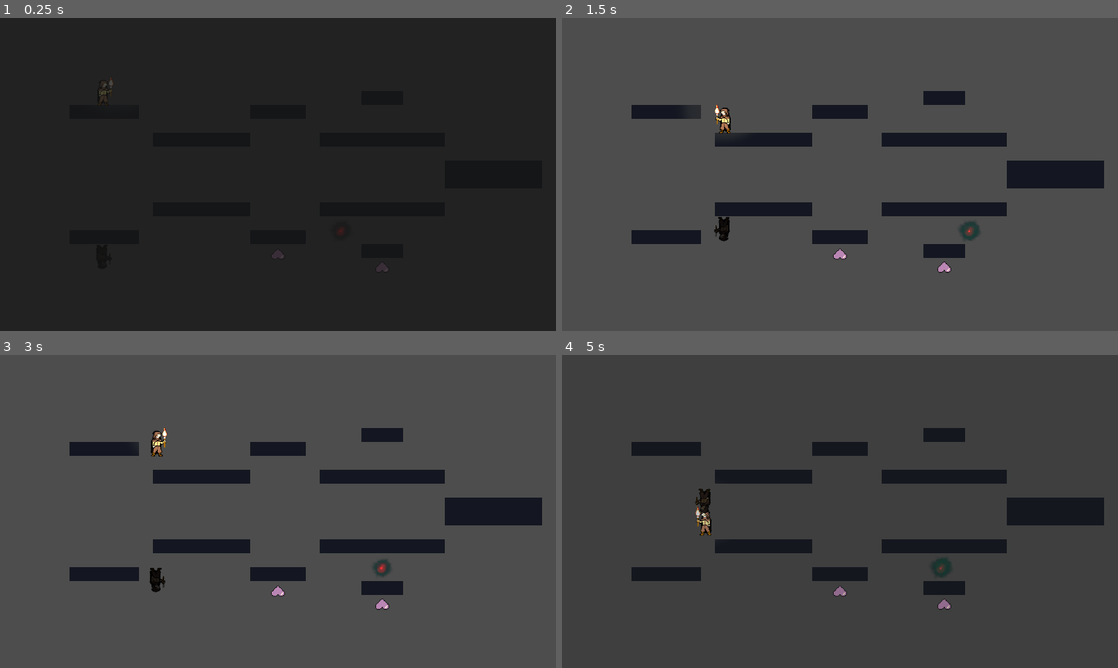
Above: before the commit, frames 1-4 (two rows, left to right).
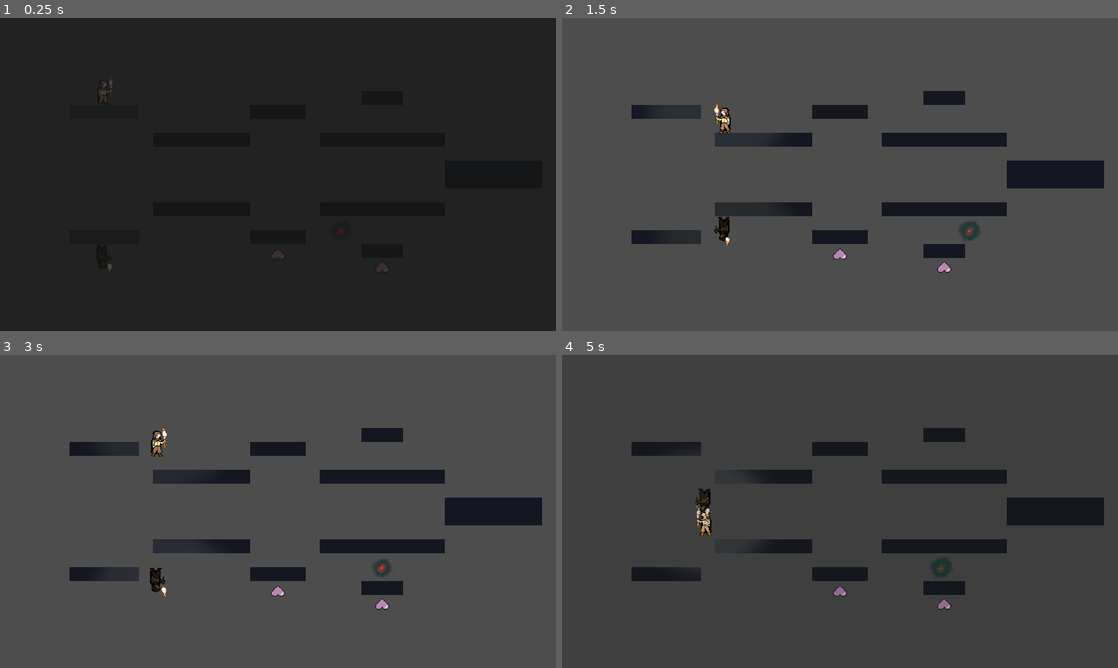
Above: after the commit, the same moments.

Repository: ApatheticWill/GWJ-75
Game: Godot game, scene res://Scenes/Root/Stage1_mirror_world.tscn
Same seed, same stepped clock (60 frames per second), same inputs: the game is played once before the commit and once after it. This scene is started directly instead of the project's main scene.
Inputs:
- Up to frame 1 (0.25 s): no input
- Up to frame 2 (1.5 s): tap Enter at 0.5 s; hold D (move_right) 0.53-1.28 s; hold E (interact) 0.53-1.28 s; tap Space (jump) at 0.77 s; hold A (move_left) from 1.28 s (still down); tap E (interact) at 1.35 s
- Up to frame 3 (3 s): tap Space (jump) at 1.52 s; release A (move_left) at 2.03 s; hold E (interact) 2.03-2.78 s; hold D (move_right) from 2.03 s (still down); tap E (interact) at 2.85 s
- Up to frame 4 (5 s): tap Space (jump) at 3.02, 3.77, 4.52 s; release D (move_right) at 3.53 s; hold E (interact) 3.53-4.28 s; hold A (move_left) from 3.53 s (still down); tap E (interact) at 4.35 s

The runs differ from the first frame. In frame 1, less than 0.1% of the frame differs, in the area x 19-21%, y 18-82%; in frame 2, less than 0.1%; in frame 3, less than 0.1%; in frame 4, 0.6%, in the area x 24-35%, y 36-64%.

Commit message:
Sound & art changes

Diff:
--- /dev/null
+++ b/ParticleStuff/Fire/firetest.gd
@@ -0,0 +1,24 @@
+extends GPUParticles2D
+
+@export var gravity_strength : float = 13.4
+@export var max_rotation_angle : float = 8.0
+@export var skew_amount : float = 0.2
+
+func _ready() -> void:
+	if process_material == null:
+		process_material = ParticleProcessMaterial.new()
+
+func _process(delta: float) -> void:
+	var particles_material = process_material as ParticleProcessMaterial
+	if particles_material:
+		if Input.is_action_pressed("move_right"):
+			particles_material.gravity = Vector3(-gravity_strength, particles_material.gravity.y, 0)
+			self.rotation_degrees = -max_rotation_angle
+			self.scale = Vector2(0.8 + skew_amount, 1.0)
+		elif Input.is_action_pressed("move_left"):
+			particles_material.gravity = Vector3(gravity_strength, particles_material.gravity.y, 0)
+			self.rotation_degrees = max_rotation_angle
+		else:
+			particles_material.gravity = Vector3(0, particles_material.gravity.y, 0)
+			self.rotation_degrees = 0
+			self.scale = Vector2(1.0, 1.0)
--- a/ParticleStuff/Fire/firetest.tscn
+++ b/ParticleStuff/Fire/firetest.tscn
@@ -1,25 +1,23 @@
-[gd_scene load_steps=4 format=3 uid="uid://b74fmuaee4j0p"]
+[gd_scene load_steps=6 format=3 uid="uid://b74fmuaee4j0p"]
 
-[ext_resource type="Texture2D" uid="uid://ctjwc416ol0fv" path="res://ParticleStuff/Fire/xperiment.png" id="1_k0q2p"]
-[ext_resource type="Texture2D" uid="uid://df6idn00p3y13" path="res://ParticleStuff/Fire/light2.png" id="2_sacbu"]
+[ext_resource type="Texture2D" uid="uid://ctjwc416ol0fv" path="res://ParticleStuff/xperiment.png" id="1_k0q2p"]
+[ext_resource type="Material" uid="uid://cu4m5q86lvh1j" path="res://ParticleStuff/firetest.tres" id="1_pi7tg"]
+[ext_resource type="Texture2D" uid="uid://df6idn00p3y13" path="res://ParticleStuff/light2.png" id="2_sacbu"]
 [ext_resource type="Script" path="res://ParticleStuff/Fire/torcheflckr.gd" id="3_6ooxq"]
+[ext_resource type="Script" path="res://ParticleStuff/Fire/firetest.gd" id="3_8vu5t"]
 
-[node name="GPUParticles2D" type="CPUParticles2D"]
+[node name="GPUParticles2D" type="GPUParticles2D"]
 texture_filter = 2
 texture_repeat = 3
 amount = 6
-lifetime = 0.6
+process_material = ExtResource("1_pi7tg")
+texture = ExtResource("1_k0q2p")
+lifetime = 0.44
 preprocess = 1.3
 explosiveness = 0.25
 randomness = 0.45
 local_coords = true
-draw_order = 1
-texture = ExtResource("1_k0q2p")
-emission_shape = 1
-emission_sphere_radius = 0.17
-direction = Vector2(0, 0)
-spread = 0.0
-gravity = Vector2(-3, -8)
+script = ExtResource("3_8vu5t")
 
 [node name="PointLight2D" type="PointLight2D" parent="."]
 position = Vector2(-1, -1)
--- /dev/null
+++ b/ParticleStuff/droplet.tscn
@@ -0,0 +1,25 @@
+[gd_scene load_steps=3 format=3 uid="uid://b1m036nocnh2r"]
+
+[ext_resource type="Texture2D" uid="uid://6n4flpycqse2" path="res://ParticleStuff/droplet.png" id="1_yv4wi"]
+
+[sub_resource type="ParticleProcessMaterial" id="ParticleProcessMaterial_ek8u1"]
+particle_flag_disable_z = true
+gravity = Vector3(0, 80, 0)
+scale_min = 0.02
+scale_max = 0.03
+collision_mode = 1
+collision_friction = 0.0
+collision_bounce = 0.0
+
+[node name="Droplet" type="GPUParticles2D"]
+amount = 5
+process_material = SubResource("ParticleProcessMaterial_ek8u1")
+texture = ExtResource("1_yv4wi")
+lifetime = 30.0
+explosiveness = 0.07
+randomness = 0.18
+
+[node name="glow" type="PointLight2D" parent="."]
+color = Color(0.3773, 0.704519, 0.999999, 1)
+energy = 0.13
+texture = ExtResource("1_yv4wi")
--- /dev/null
+++ b/ParticleStuff/firetest.tres
@@ -0,0 +1,15 @@
+[gd_resource type="ParticleProcessMaterial" load_steps=3 format=3 uid="uid://cu4m5q86lvh1j"]
+
+[sub_resource type="Curve" id="Curve_i3lkr"]
+_data = [Vector2(0, 0.857143), 0.0, 0.0, 0, 0, Vector2(0.146667, 1), 0.0, 0.0, 0, 0, Vector2(0.326667, 0.879121), -3.57143, -3.57143, 0, 0, Vector2(0.786667, 1), -1.78571, -1.78571, 0, 0, Vector2(1, 1), 0.0, 0.0, 0, 0]
+point_count = 5
+
+[sub_resource type="CurveTexture" id="CurveTexture_6im3k"]
+curve = SubResource("Curve_i3lkr")
+
+[resource]
+particle_flag_disable_z = true
+gravity = Vector3(0, -13, 0)
+scale_min = 0.1
+scale_max = 0.25
+scale_curve = SubResource("CurveTexture_6im3k")
--- a/ParticleStuff/firetest.tscn
+++ /dev/null
@@ -1,32 +0,0 @@
-[gd_scene load_steps=4 format=3 uid="uid://b74fmuaee4j0p"]
-
-[ext_resource type="Texture2D" uid="uid://ctjwc416ol0fv" path="res://ParticleStuff/xperiment.png" id="1_k0q2p"]
-[ext_resource type="Texture2D" uid="uid://df6idn00p3y13" path="res://ParticleStuff/light2.png" id="2_sacbu"]
-[ext_resource type="Script" path="res://ParticleStuff/torcheflckr.gd" id="3_6ooxq"]
-
-[node name="GPUParticles2D" type="CPUParticles2D"]
-texture_filter = 2
-texture_repeat = 3
-amount = 4
-lifetime = 0.6
-explosiveness = 0.26
-randomness = 0.4
-local_coords = true
-draw_order = 1
-texture = ExtResource("1_k0q2p")
-emission_shape = 1
-emission_sphere_radius = 1.7
-direction = Vector2(0, 0)
-spread = 0.0
-gravity = Vector2(-3, -8)
-
-[node name="PointLight2D" type="PointLight2D" parent="."]
-position = Vector2(20.0625, -1)
-scale = Vector2(0.868279, 0.674419)
-color = Color(0.952941, 0.756863, 0.34902, 1)
-energy = 1.7
-shadow_enabled = true
-shadow_color = Color(0.180392, 0.180392, 0.180392, 0.92549)
-texture = ExtResource("2_sacbu")
-texture_scale = 1.7
-script = ExtResource("3_6ooxq")
--- a/Scenes/Environment/playerReflection.tscn
+++ b/Scenes/Environment/playerReflection.tscn
@@ -1,7 +1,8 @@
-[gd_scene load_steps=4 format=3 uid="uid://cpt05slq8533s"]
+[gd_scene load_steps=5 format=3 uid="uid://cpt05slq8533s"]
 
 [ext_resource type="Script" path="res://Scenes/Environment/player_reflection.gd" id="1_ybpi8"]
 [ext_resource type="Texture2D" uid="uid://bxlf0mmvj6oa" path="res://ParticleStuff/Fire/chartest.png" id="2_1tjyb"]
+[ext_resource type="PackedScene" uid="uid://b74fmuaee4j0p" path="res://ParticleStuff/Fire/firetest.tscn" id="3_ybijb"]
 
 [sub_resource type="RectangleShape2D" id="RectangleShape2D_tnhai"]
 size = Vector2(14, 13)
@@ -23,4 +24,8 @@
 position = Vector2(0, -0.5)
 shape = SubResource("RectangleShape2D_tnhai")
 
+[node name="GPUParticles2D" parent="." instance=ExtResource("3_ybijb")]
+position = Vector2(-5.99997, -13)
+scale = Vector2(0.3, 0.3)
+
 [connection signal="area_entered" from="." to="." method="_on_area_entered"]
--- a/Scenes/Player/player.tscn
+++ b/Scenes/Player/player.tscn
@@ -10,6 +10,7 @@
 [ext_resource type="AudioStream" uid="uid://dt70allp033r3" path="res://Assets/Sound/SFX/Player/GWJ75_Fallnew.mp3" id="8_1bc3c"]
 [ext_resource type="PackedScene" uid="uid://c752ye2qiju3r" path="res://Scenes/UserInterface/gui.tscn" id="9_eq88v"]
 [ext_resource type="PackedScene" uid="uid://b74fmuaee4j0p" path="res://ParticleStuff/Fire/firetest.tscn" id="10_s8id0"]
+[ext_resource type="AudioStream" uid="uid://qahkyswj872e" path="res://Assets/Sound/SFX/Enviroment/GWJ75_Torch.mp3" id="11_f0q1l"]
 
 [sub_resource type="RectangleShape2D" id="RectangleShape2D_e0fj2"]
 size = Vector2(10, 28)
@@ -96,9 +97,13 @@
 
 [node name="TorchFire" parent="." instance=ExtResource("10_s8id0")]
 position = Vector2(8, -12)
-scale = Vector2(0.3, 0.3)
-scale_amount_min = 0.71
-scale_amount_max = 0.71
+
+[node name="Fire" type="AudioStreamPlayer2D" parent="."]
+stream = ExtResource("11_f0q1l")
+volume_db = -4.0
+autoplay = true
+bus = &"SFXEnv"
+parameters/looping = true
 
 [connection signal="area_entered" from="HurtBox" to="." method="_on_hurt_box_area_entered"]
 [connection signal="timeout" from="Timers/BufferTimer" to="." method="_on_buffer_timer_timeout"]
--- a/Scenes/Root/Stage1_mirror_world.tscn
+++ b/Scenes/Root/Stage1_mirror_world.tscn
@@ -109,14 +109,14 @@
 
 [node name="Music" type="AudioStreamPlayer" parent="."]
 stream = ExtResource("8_2nhou")
-volume_db = -13.0
+volume_db = -20.0
 autoplay = true
 bus = &"Music"
 parameters/looping = true
 
 [node name="PortalOut" type="AudioStreamPlayer" parent="."]
 stream = ExtResource("11_ycbun")
-volume_db = -4.0
+volume_db = -13.0
 bus = &"SFXEnv"
 
 [node name="ReflectionHazard" parent="." instance=ExtResource("11_q3ags")]
--- a/Scenes/Root/Stage2_mirror_world.tscn
+++ b/Scenes/Root/Stage2_mirror_world.tscn
@@ -76,7 +76,6 @@
 
 [node name="PlayerReflection" parent="." node_paths=PackedStringArray("player", "controller") instance=ExtResource("5_csl3s")]
 position = Vector2(-199, 56)
-rotation = 3.14159
 player = NodePath("../Player")
 spawn_position = Vector2(-199, 56)
 controller = NodePath("..")
@@ -100,7 +99,6 @@
 challenge_index = 3
 
 [node name="ReflectionHazard" parent="." instance=ExtResource("8_o4jfe")]
-collision_layer = 8
 collision_mask = 0
 
 [node name="CollisionShape2D" type="CollisionShape2D" parent="ReflectionHazard"]
@@ -109,13 +107,13 @@
 
 [node name="Music" type="AudioStreamPlayer" parent="."]
 stream = ExtResource("9_7k8ut")
-volume_db = -13.0
+volume_db = -20.0
 autoplay = true
 parameters/looping = true
 
 [node name="PortalOut" type="AudioStreamPlayer" parent="."]
 stream = ExtResource("10_g70dt")
-volume_db = -4.0
+volume_db = -13.0
 bus = &"SFXEnv"
 
 [node name="Enemy2" parent="." instance=ExtResource("11_267qd")]
--- a/Scenes/Root/Stage3_mirror_world.tscn
+++ b/Scenes/Root/Stage3_mirror_world.tscn
@@ -76,7 +76,6 @@
 
 [node name="PlayerReflection" parent="." node_paths=PackedStringArray("player", "controller") instance=ExtResource("5_2howr")]
 position = Vector2(-199, 56)
-rotation = 3.14159
 player = NodePath("../Player")
 spawn_position = Vector2(-199, 56)
 controller = NodePath("..")
@@ -116,7 +115,6 @@
 challenge_index = 4
 
 [node name="ReflectionHazard" parent="." instance=ExtResource("8_sqc0j")]
-collision_layer = 8
 collision_mask = 0
 
 [node name="CollisionShape2D" type="CollisionShape2D" parent="ReflectionHazard"]
@@ -125,13 +123,13 @@
 
 [node name="Music" type="AudioStreamPlayer" parent="."]
 stream = ExtResource("9_4coq1")
-volume_db = -13.0
+volume_db = -20.0
 autoplay = true
 parameters/looping = true
 
 [node name="PortalOut" type="AudioStreamPlayer" parent="."]
 stream = ExtResource("10_fnnrj")
-volume_db = -4.0
+volume_db = -13.0
 bus = &"SFXEnv"
 
 [node name="Enemy2" parent="." instance=ExtResource("11_8f475")]
--- a/Scenes/Root/master.tscn
+++ b/Scenes/Root/master.tscn
@@ -14,8 +14,10 @@
 [ext_resource type="Resource" uid="uid://3kum0twsquca" path="res://Assets/Resource/challenge_2.tres" id="6_snt6k"]
 [ext_resource type="Resource" uid="uid://c7yl5e5itmt1f" path="res://Assets/Resource/challenge_3.tres" id="7_54t3v"]
 [ext_resource type="PackedScene" uid="uid://deal06fk0k00g" path="res://Scenes/Environment/text_tablet.tscn" id="11_p6hro"]
-[ext_resource type="AudioStream" uid="uid://cidedxbvo4w3k" path="res://Assets/Sound/SFX/Enviroment/GWJ75_worldtransitionSFX2.mp3" id="13_76pcj"]
+[ext_resource type="AudioStream" uid="uid://cx7sbdjomqtfs" path="res://Assets/Sound/SFX/Enviroment/GWJ75_worldtransitionSFX.mp3" id="15_6h4mw"]
 [ext_resource type="Texture2D" uid="uid://dqfutitgeplud" path="res://Assets/Tileset/dungeon16by16.png" id="15_bbcq1"]
+[ext_resource type="AudioStream" uid="uid://cabc42053iso4" path="res://Assets/Sound/SFX/Enviroment/GWJ75_WindTest2.mp3" id="17_lvh6o"]
+[ext_resource type="PackedScene" uid="uid://b1m036nocnh2r" path="res://ParticleStuff/droplet.tscn" id="18_dtrs7"]
 
 [sub_resource type="RectangleShape2D" id="RectangleShape2D_imkx8"]
 size = Vector2(4, 112)
@@ -305,21 +307,38 @@
 
 [node name="Music" type="AudioStreamPlayer" parent="."]
 stream = ExtResource("5_cako1")
-volume_db = -13.0
+volume_db = -20.0
 autoplay = true
 bus = &"Music"
 parameters/looping = true
 
 [node name="PortalIn" type="AudioStreamPlayer" parent="."]
-stream = ExtResource("13_76pcj")
-volume_db = -4.0
+stream = ExtResource("15_6h4mw")
+volume_db = -13.0
 bus = &"SFXEnv"
 
 [node name="WaterDrops" type="AudioStreamPlayer2D" parent="."]
-position = Vector2(2661, 363)
+position = Vector2(453.2, 96.6)
 stream = ExtResource("6_4l7sn")
 autoplay = true
-max_distance = 200.0
+max_distance = 80.0
+bus = &"SFXEnv"
+parameters/looping = true
+
+[node name="Droplet" parent="." instance=ExtResource("18_dtrs7")]
+position = Vector2(453.2, 32)
+scale = Vector2(0.05, 0.05)
+amount = 1
+lifetime = 1.2
+trail_sections = 3
+
+[node name="Wind" type="AudioStreamPlayer2D" parent="."]
+position = Vector2(-716, -85)
+stream = ExtResource("17_lvh6o")
+volume_db = -4.0
+autoplay = true
+max_distance = 3500.0
+bus = &"SFXEnv"
 parameters/looping = true
 
 [connection signal="body_entered" from="InfoAreas/JumpInfoArea" to="." method="_on_jump_info_area_body_entered"]
--- a/Scenes/Root/tutorial_mirror_world.tscn
+++ b/Scenes/Root/tutorial_mirror_world.tscn
@@ -121,11 +121,11 @@
 
 [node name="Music" type="AudioStreamPlayer" parent="."]
 stream = ExtResource("8_s1748")
-volume_db = -13.0
+volume_db = -20.0
 autoplay = true
 parameters/looping = true
 
 [node name="PortalOut" type="AudioStreamPlayer" parent="."]
 stream = ExtResource("9_sxsil")
-volume_db = -4.0
+volume_db = -13.0
 bus = &"SFXEnv"
--- /dev/null
+++ b/puddle.tscn
@@ -0,0 +1,39 @@
+[gd_scene load_steps=4 format=3 uid="uid://c0rwpp15gipou"]
+
+[ext_resource type="Texture2D" uid="uid://lluhdk5vjp8i" path="res://ParticleStuff/puddle.png" id="1_0rto3"]
+
+[sub_resource type="ParticleProcessMaterial" id="ParticleProcessMaterial_04ube"]
+particle_flag_disable_z = true
+gravity = Vector3(0, -5, 0)
+scale_min = 0.05
+scale_max = 0.08
+
+[sub_resource type="GDScript" id="GDScript_bkofk"]
+script/source = "extends GPUParticles2D
+
+var elapsed_time: float = 0.0
+var interval: float = 1
+
+func _ready() -> void:
+	# Start with the particles stopped (not emitting)
+	emitting = false
+
+func _process(delta: float) -> void:
+	# Increment the elapsed time by the frame time
+	elapsed_time += delta
+
+	# Check if the interval has passed
+	if elapsed_time >= interval:
+		# Toggle particle emission every 2 seconds
+		emitting = !emitting
+
+		# Reset the timer
+		elapsed_time = 0.0
+"
+
+[node name="GPUParticles2D" type="GPUParticles2D"]
+amount = 2
+process_material = SubResource("ParticleProcessMaterial_04ube")
+texture = ExtResource("1_0rto3")
+lifetime = 0.08
+script = SubResource("GDScript_bkofk")
Not shown, added: Assets/Sound/SFX/Enviroment/GWJ75_Torch.mp3.import
Binary file added: ParticleStuff/Fire/image603.png
Not shown, added: ParticleStuff/Fire/image603.png.import
Binary file added: ParticleStuff/droplet.png
Not shown, added: ParticleStuff/droplet.png.import
Binary file added: ParticleStuff/puddle.png
Not shown, added: ParticleStuff/puddle.png.import
Not shown: 1 places in Scenes/Player/player.tscn that only renumber resources
Not shown: 1 places in Scenes/Root/master.tscn that only renumber resources
Not shown, added: Assets/Sound/SFX/Enviroment/GWJ75_Torch.mp3
